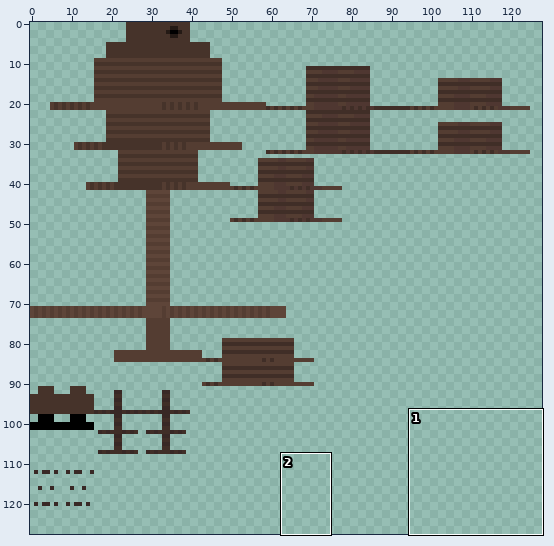
Sprite sheet -- resources/textures/entity/anomalocaris/anomalocaris 2.png. The first picture is a wide view before the edit; the outline marks the close-up.
Close-up. Earlier state:
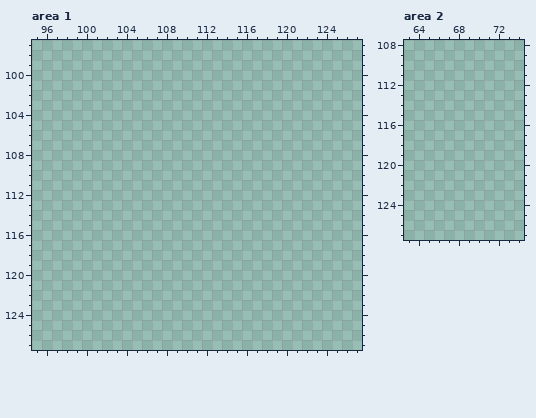
The file is 128x128 pixels. Colours within 5 levels of each other are drawn and written as one. Shown: area 1: x 95..127, y 97..127; area 2: x 63..74, y 108..127. The commit also changed other parts of the picture, which this record leaves out.
Palette (. is transparent): 
And afterwards:
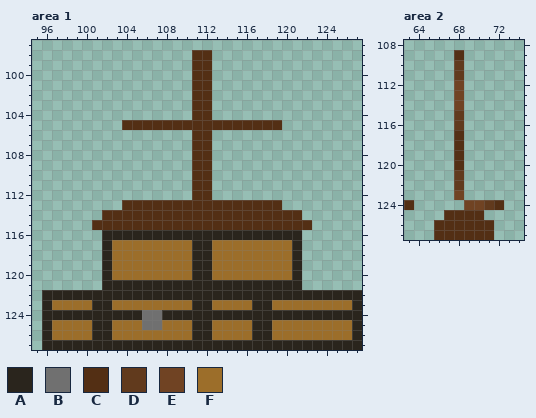
Colours new in this view: A #2a251d  B #707070  C #532f14  D #613a1d  E #704323  F #9c6e2a
Change:
Area 1:
Colour A now appears in row 116 at x 102 to 121; in rows 117 to 120 at x 102, 111 to 112 and 121; in row 121 at x 102 to 121; in row 122 at x 96 to 127; in row 123 at x 96, 101 to 102, 111 to 112, 117 to 118 and 127; in row 124 at x 96 to 105 and 108 to 127.
Colour A now appears in rows 125 to 126 at x 96, 101 to 102, 111 to 112, 117 to 118 and 127; in row 127 at x 96 to 127.
Colour B now appears in rows 124 to 125 at x 106 to 107.
Colour C now appears in rows 98 to 104 at x 111 to 112; in row 105 at x 104 to 119; in rows 106 to 112 at x 111 to 112; in row 113 at x 104 to 119; in row 114 at x 102 to 121; in row 115 at x 101 to 122.
Colour F now appears in rows 117 to 120 at x 103 to 110 and 113 to 120; in row 123 at x 97 to 100, 103 to 110, 113 to 116 and 119 to 126; in row 125 at x 97 to 100, 103 to 105, 108 to 110, 113 to 116 and 119 to 126; in row 126 at x 97 to 100, 103 to 110, 113 to 116 and 119 to 126.
Area 2:
Colour C now appears in row 109 at x 68; in rows 117 to 120 at x 68; in row 124 at x 63 and 72; in row 125 at x 67 to 70; in rows 126 to 127 at x 66 to 71.
Colour D now appears in rows 110 to 111 at x 68; in rows 115 to 116 at x 68; in rows 121 to 122 at x 68; in row 124 at x 71.
Colour E now appears in rows 112 to 114 at x 68; in row 123 at x 68; in row 124 at x 69 to 70.
Boxes around the changes in both close-ups, in picture pixels (x1, y1, x2, y2):
added: (42, 50, 362, 350)
added: (404, 50, 504, 240)
